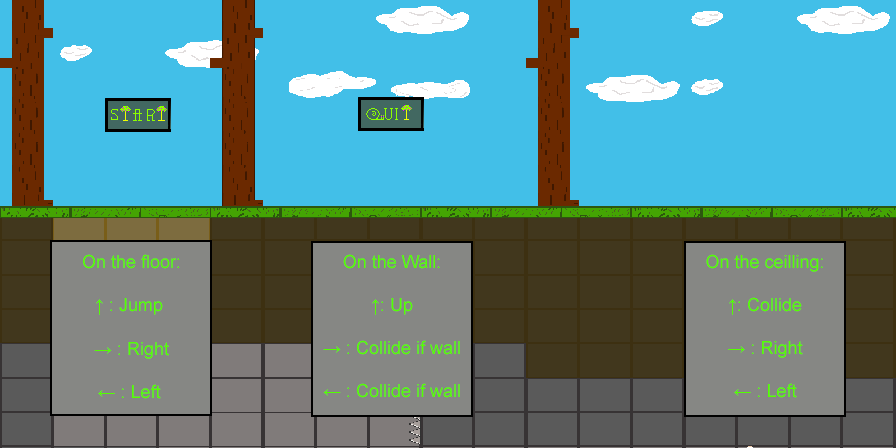
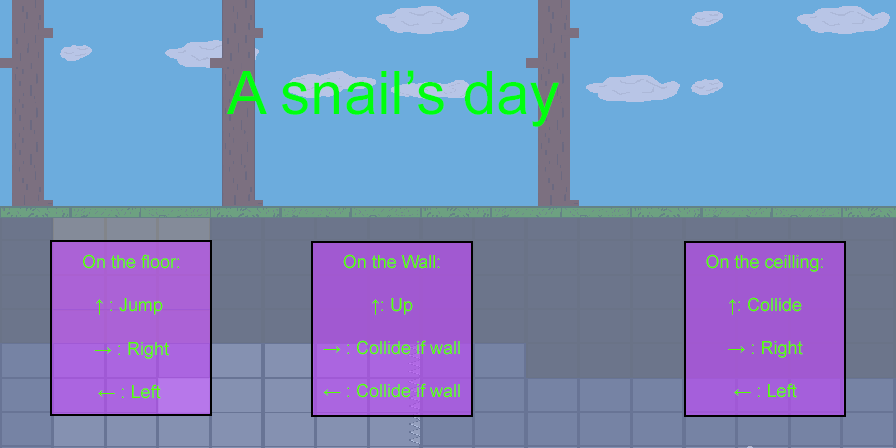
Before/after of a (896, 448) layered artwork. What changed in the layer stack:
"Calque 5": opacity 100% → 60%, painted on it over [52, 242, 210, 414]
"Calque 8": opacity 100% → 60%, painted on it over [686, 243, 844, 415]
"Calque 7": opacity 100% → 60%, painted on it over [313, 243, 471, 415]
hid group "quit" (3 layers) over [358, 97, 424, 131]
hid group "start" (1st of 2) (3 layers) over [105, 98, 171, 132]
added layer "A snail’s day" above "Calque 9" over [227, 70, 559, 127]
added layer "Calque 9" (60%) above "Calque 1" over [0, 0, 896, 448]
painted on "Calque 1" over [158, 378, 210, 413]
